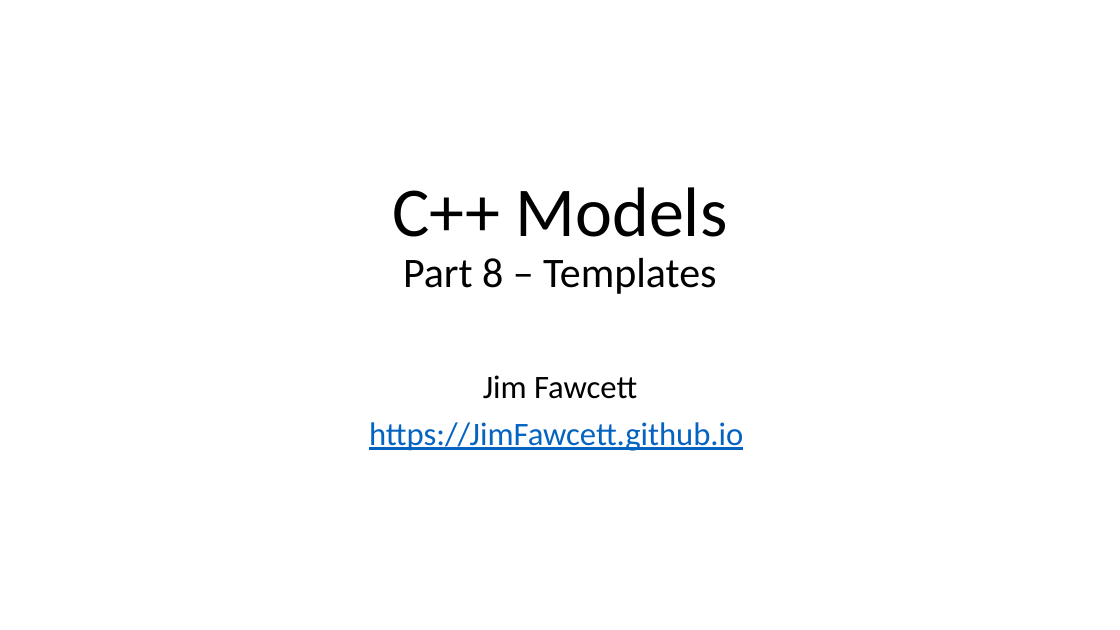
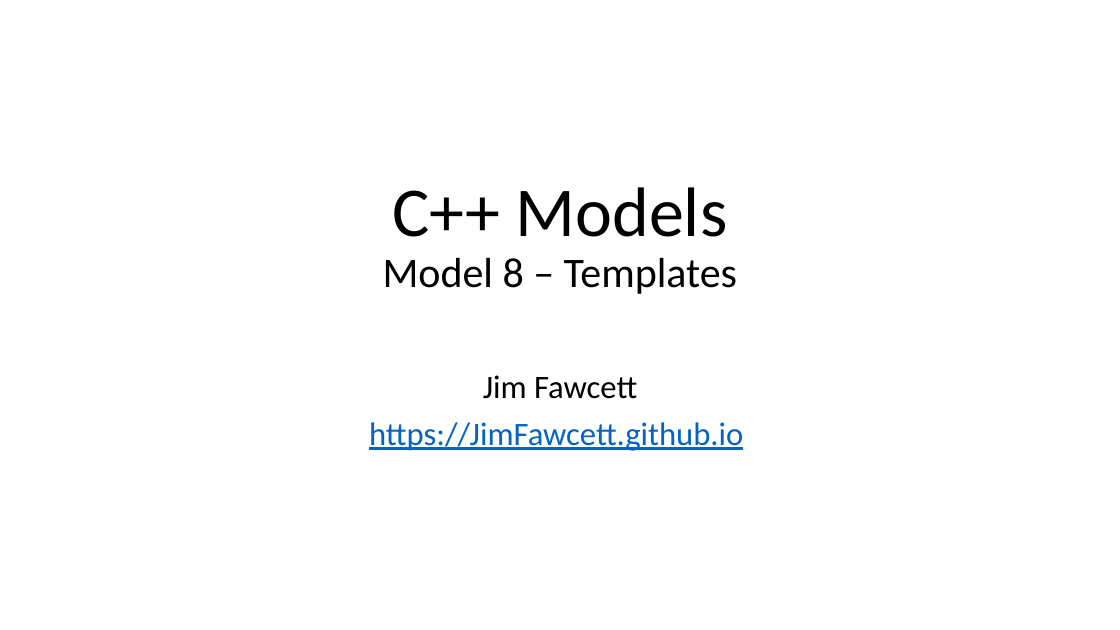
Before and after one commit to JimFawcett/JimFawcett.github.io, a slide deck: slide 35 of Resources/CppModels.pptx. Drawn at 1120x630 pixels with LibreOffice and Linux fonts; fonts in the diff are those of the drawing. Boxes give left, top, right and bottom in pixels: in the first picture for what was removed or moved away, otherwise in the second. Text is boxed around its words. In the diff, an @@ line names an element or a change of style, - is before the commit and + after.

```diff
--- a/Resources/CppModels.pptx
+++ b/Resources/CppModels.pptx
@@ title at (x1=383, y1=187, x2=737, y2=294): text changed @@
-C++ Models
-Part 8 – Templates
+C++ Models
+Model 8 – Templates
```
Also in this commit, not shown: 7 other slides changed, 1 other file.
